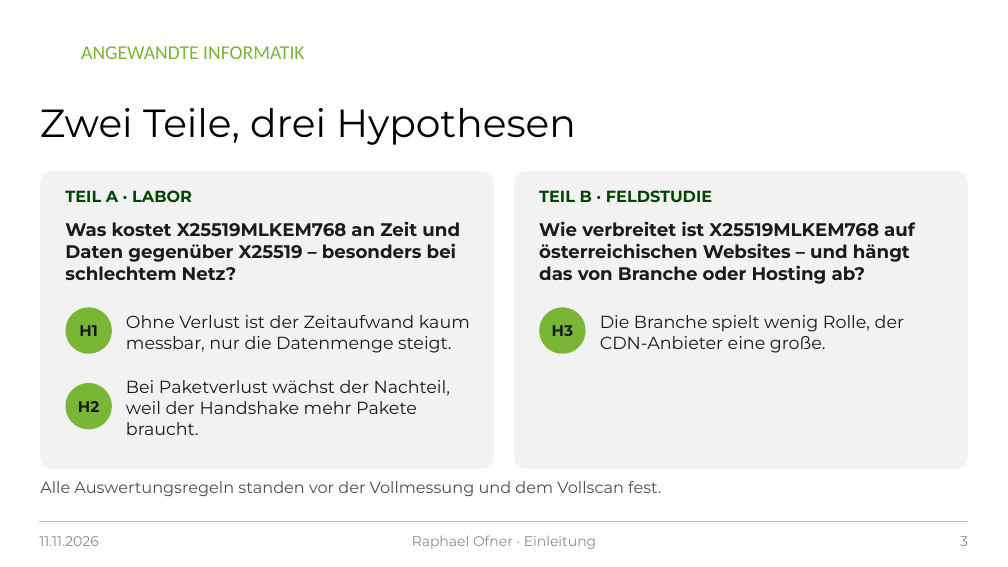
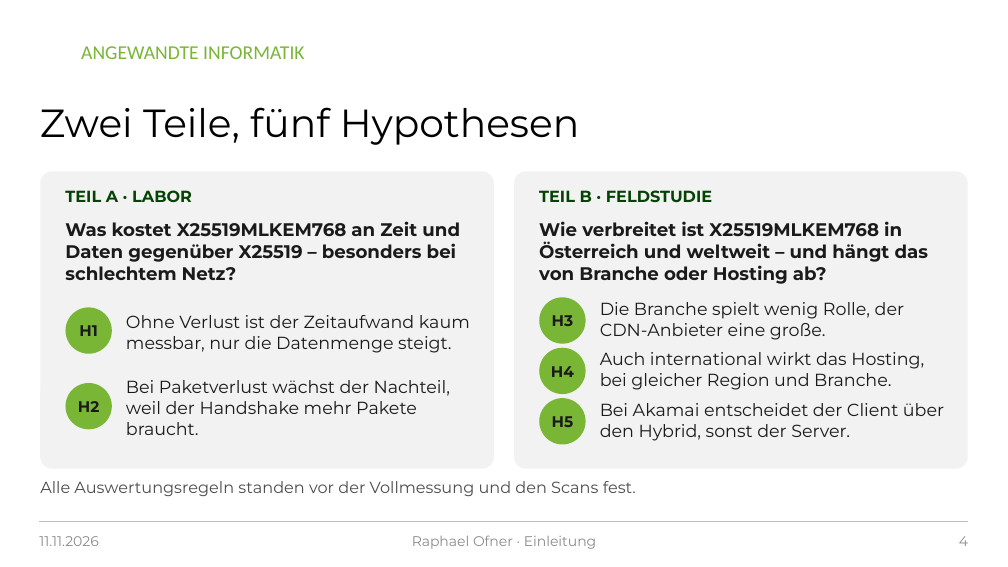
Before and after one commit to raphi98/singer-postquantum-experiment, a slide deck: slide 4 of praesentation/PQ-TLS_Praesentation_2026-11-11.pptx (slide 3 before the commit). Drawn at 1008x567 pixels with LibreOffice and Linux fonts; fonts in the diff are those of the drawing; background and template pictures are left out. Boxes give left, top, right and bottom in pixels: in the first picture for what was removed or moved away, otherwise in the second. Text is boxed around its words. In the diff, an @@ line names an element or a change of style, - is before the commit and + after.

```diff
--- a/praesentation/PQ-TLS_Praesentation_2026-11-11.pptx
+++ b/praesentation/PQ-TLS_Praesentation_2026-11-11.pptx
@@ title at (40,107,580,145): text changed @@
-Zwei Teile, drei Hypothesen
+Zwei Teile, fünf Hypothesen
@@ text at (539,221,928,284): text changed @@
-Wie verbreitet ist X25519MLKEM768 auf österreichischen Websites – und hängt das von Branche oder Hosting ab?
+Wie verbreitet ist X25519MLKEM768 in Österreich und weltweit – und hängt das von Branche oder Hosting ab?
@@ ellipse "H3": place and size @@
-ellipse "H3" at (539,307,586,354)
+ellipse "H3" at (539,297,586,344)
@@ text "Die Branche spielt wenig Rolle, ...": place and size @@
-text "Die Branche spielt wenig Rolle, ..." at (600,315,904,353)
+text "Die Branche spielt wenig Rolle, ..." at (600,302,904,340)
@@ ellipse added at (539,348,586,394), fill #79B635, 11 pt, text #1A1A1A, bold @@
+H4
@@ text added at (600,352,924,390), 12.5 pt, text #1A1A1A @@
+Auch international wirkt das Hosting, bei gleicher Region und Branche.
@@ ellipse added at (539,398,586,445), fill #79B635, 11 pt, text #1A1A1A, bold @@
+H5
@@ text added at (600,403,944,441), 12.5 pt, text #1A1A1A @@
+Bei Akamai entscheidet der Client über den Hybrid, sonst der Server.
@@ text at (40,481,636,496): text changed @@
-Alle Auswertungsregeln standen vor der Vollmessung und dem Vollscan fest.
+Alle Auswertungsregeln standen vor der Vollmessung und den Scans fest.
@@ page number at (959,536,968,546): text changed @@
-3
+4
```
Also in this commit, not shown: 4 other slides changed, 5 slides added, 15 other files.
